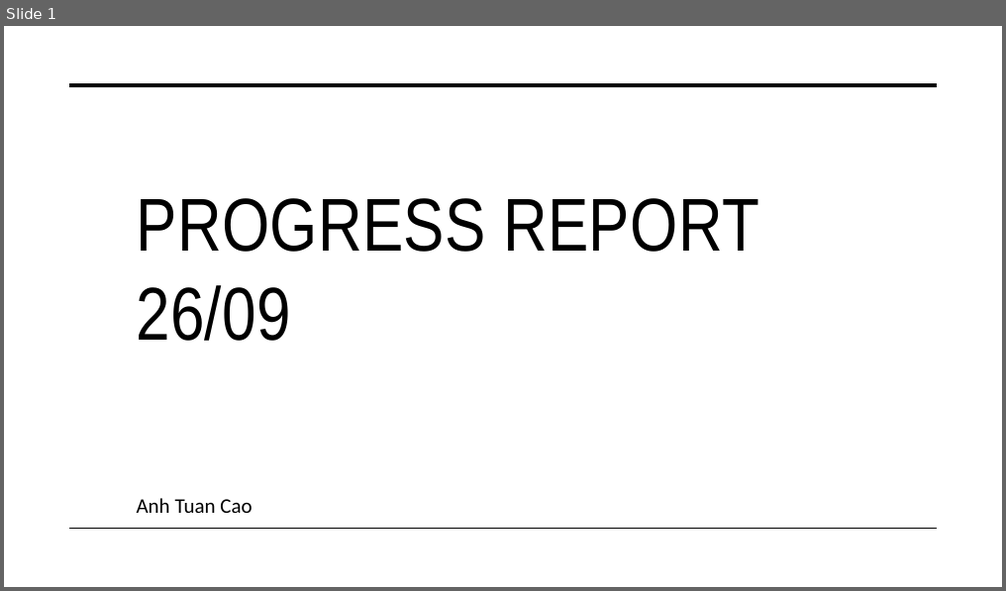
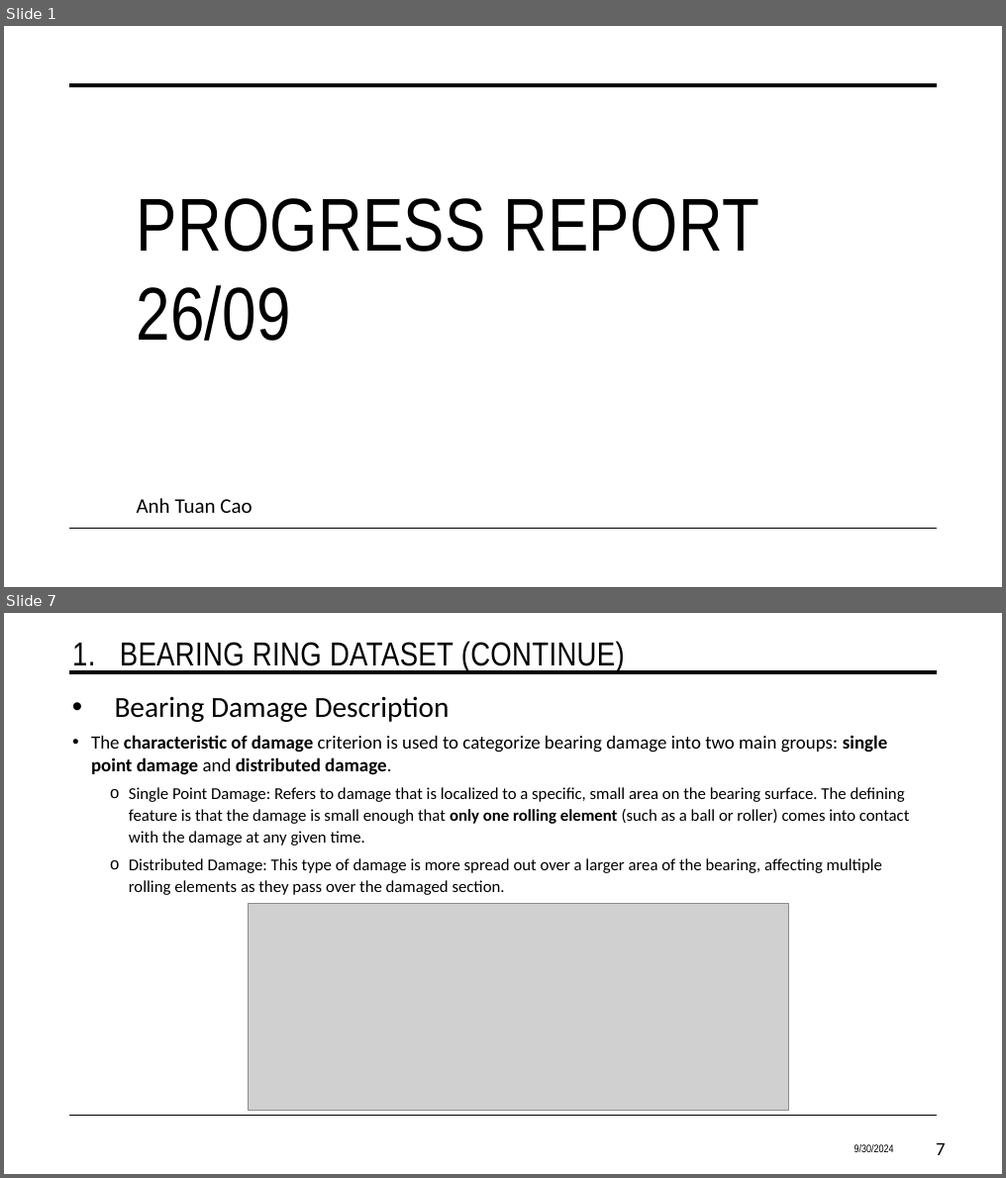
Before and after one commit to CaoTuan749/DLProject_1, a slide deck: Documentation/Presentation 3.pptx. Shown one above the other, each under a label of ours: slide 1 before the commit, slides 1 and 7 after it; the slides between them are not shown. The pictures are 1006x591 and 1006x1178 pixels, drawn with LibreOffice and Linux fonts; fonts in the diff are those of the drawing; grey boxes stand for pictures. Boxes give left, top, right and bottom in pixels: in the first picture for what was removed or moved away, otherwise in the second. Text is boxed around its words. In the diff, an @@ line names an element or a change of style, - is before the commit and + after.

```diff
--- a/Documentation/Presentation 3.pptx
+++ b/Documentation/Presentation 3.pptx
@@ slide 7 added at box(4, 613, 1002, 1174), background #FFFFFF; not listed: 2 template elements that a slide beside it also shows @@
@@ title added at box(72, 641, 625, 672), 32 pt, text #000000 @@
+1. BEARING RING DATASET (CONTINUE)
@@ text added at box(115, 696, 450, 722), 28 pt, text #000000 @@
+• Bearing Damage Description
@@ text added at box(91, 735, 910, 895), 16 pt, text #000000 @@
+• The characteristic of damage criterion is used to categorize bearing damage into two main groups: single point damage and distributed damage.
+  o Single Point Damage: Refers to damage that is localized to a specific, small area on the bearing surface. The defining feature is that the damage is small enough that only one rolling element (such as a ball or roller) comes into contact with the damage at any given time.
+  o Distributed Damage: This type of damage is more spread out over a larger area of the bearing, affecting multiple rolling elements as they pass over the damaged section.
@@ picture added at box(249, 903, 789, 1110) @@
@@ text added at box(854, 1145, 894, 1153), 10.5 pt, text #000000 @@
+9/30/2024
@@ page number added at box(936, 1144, 945, 1156), 18 pt, text #000000 @@
+7
```
Also in this commit, not shown: 36 slides changed, 7 other slides added.
